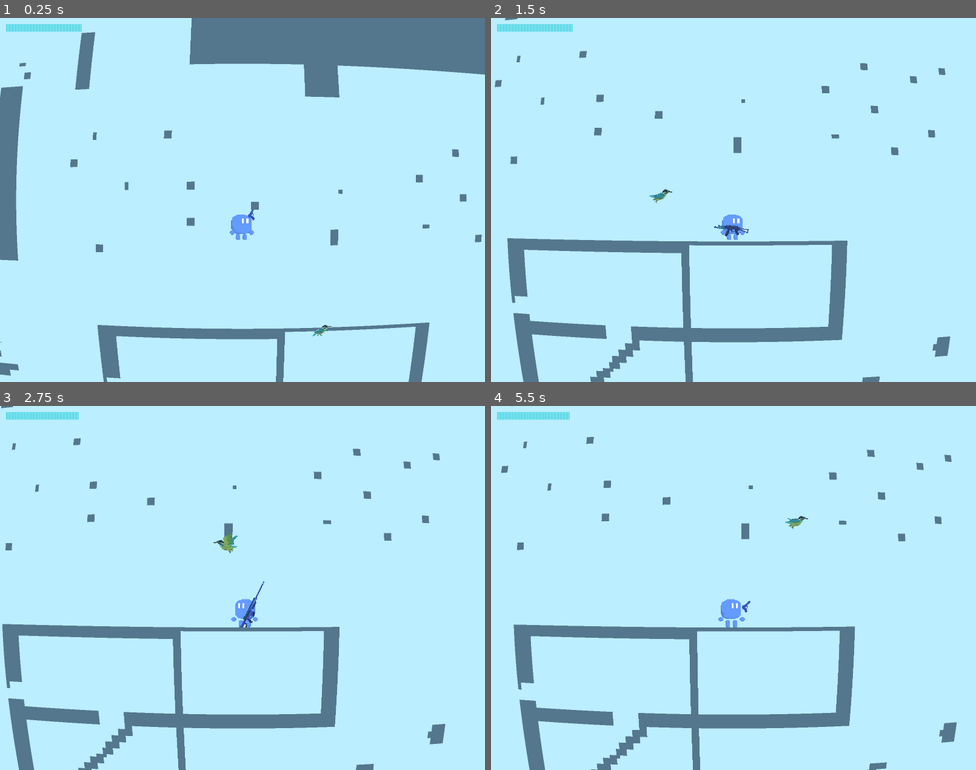
Above: before the commit, frames 1-4 (two rows, left to right).
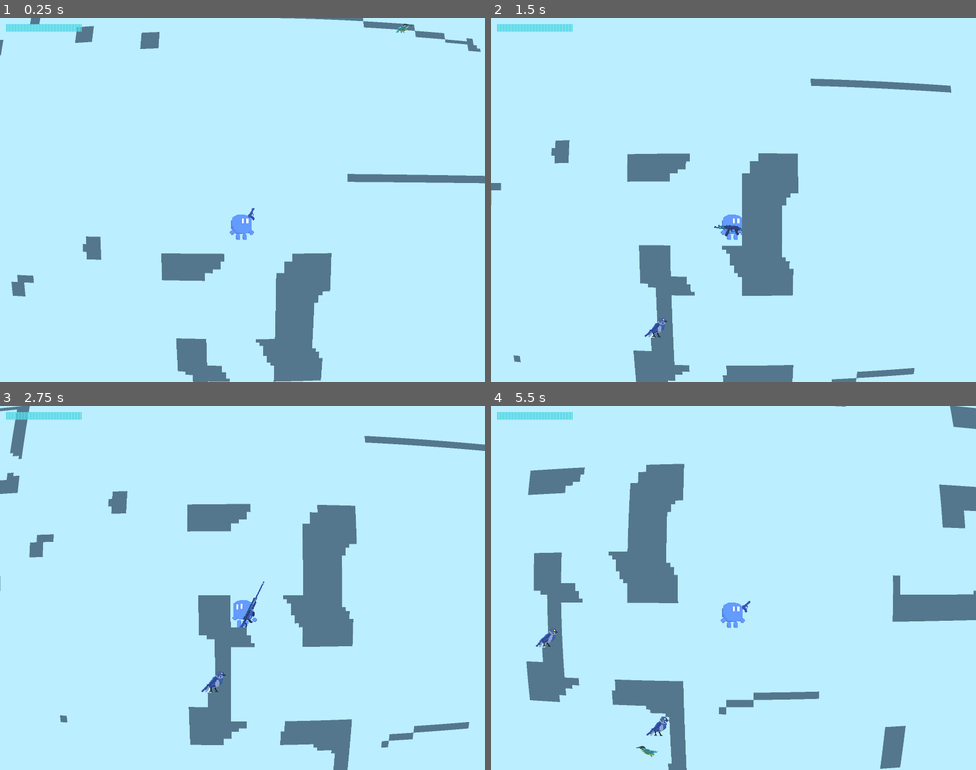
Above: after the commit, the same moments.

Repository: aleksey-45/the-cyancular-ruins
Game: Godot game, scene res://Scenes/Level0.tscn
The game is run twice, just before and just after one commit, with the same random seed, the same clock (stepped at 60 frames per second) and the same inputs.
Inputs (mouse positions are in pixels of both pictures, inside the frame that each line leads up to):
- Up to frame 1 (0.25 s): no input
- Up to frame 2 (1.5 s): move the mouse to (840, 181) at 0.52 s; hold D (right) from 0.53 s (still down); tap 1 (1) at 0.6 s; tap W (up) at 0.77, 1.07 s; tap 2 (2) at 0.8, 1.35 s; move the mouse to (636, 218) at 1.27 s
- Up to frame 3 (2.75 s): tap W (up) at 1.52, 1.82 s; tap 3 (3) at 1.55, 2.1 s; move the mouse to (291, 507) at 2.02 s; release D (right) at 2.03 s; hold A (left) from 2.03 s (still down); hold R (R) from 2.03 s (still down)
- Up to frame 4 (5.5 s): move the mouse to (709, 660) at 2.77 s; release A (left) at 2.78 s; release R (R) at 2.78 s; hold D (right) 2.78-4.28 s; tap R (R) at 2.85 s; tap W (up) at 3.02, 3.32, 3.77, 4.07, 4.52, 4.55, 4.82, 5.1 s; tap X (charge) at 3.05, 3.6 s; move the mouse to (879, 642) at 3.52 s; tap 4 (4, bound only after the commit) at 3.8, 4.35 s; move the mouse to (588, 533) at 4.27 s; hold A (left) 4.28-5.03 s; move the mouse to (757, 588) at 5.02 s; hold D (right) from 5.03 s (still down); tap 1 (1) at 5.3 s

The runs differ from the first frame. In frame 1, 19% of the frame differs, in the area x 0-100%, y 0-100%; in frame 2, 15%; in frame 3, 16%; in frame 4, 19%.

Commit message:
feat(weapon): 新增 S686 霰弹枪与多弹丸散射机制
- 多弹丸机制：WeaponBase 扩展支持多弹丸（pellet_count）与角度散布（spread_deg）
- 武器配置：新增 S686 双管霰弹枪，具备 8 发单丸散布、高后坐力与近距离高爆发特性
- 槽位集成：绑定至第 4 武器槽位，并优化击杀击退滑行阻力表现

Diff:
--- a/Globals/enemyParams.gd
+++ b/Globals/enemyParams.gd
@@ -54,5 +54,6 @@
 	const repath_interval: float = 0.5    # 重寻路间隔(秒)
 	const arrival_radius: float = 50.0    # 到路径格/回家判定
 	const landing_time: float = 0.4       # 到家落地后多久直接入睡(不再等地板接触)
-	const path_max_visit: int = 3000      # 寻路(A*)展开格数上限(预算超限时走直线兜底)
+	const path_max_visit: int = 4000      # 寻路(A*)展开格数上限(预算超限时走直线兜底)
 	const escape_search_range: int = 40   # 死区逃逸时向左右搜索的格数上限
+	const death_flash_time: float = 0.5   # 死亡白闪时长(秒),闪完销毁
--- a/Globals/gameParameters.gd
+++ b/Globals/gameParameters.gd
@@ -1,42 +1,15 @@
 extends Node
 
-# ── 物理基础 ──
+# 共享参数:玩家/敌人/子弹共用的物理与全局网格、敌人生成。
+# 玩家专属参数已拆到 PlayerParams(移动/跳跃/冲刺/镜头/战斗)。
+
+# ── 物理基础(共享)──
 const gravity0: float = 1600.0
-const jump_velocity: float = -1000.0
-const charge_down_velocity: float = 2000.0
-const charge_velocity: float = 1500.0
-const charge_duration: float = 0.6
 const TILE_SIZE: int = 16
-
-# ── 行走手感（方案 A）──
-const move_speed: float = 700.0
-const accel_ground: float = 30.0    # 地面加速缓动系数（越大起步越跟手）
-const accel_air: float = 9.0        # 空中加速
-const brake_ground: float = 16.0    # 地面松键减速（带一点滑行）
-const brake_air: float = 6.0        # 空中松键减速
-
-# ── 跳跃手感（方案 A）──
-const coyote_time: float = 0.1      # 离开地面后仍可起跳的时间（秒）
-const jump_buffer_time: float = 0.12  # 落地前提前按跳的缓冲时间（秒）
-const jump_cut_factor: float = 0.5  # 上升中松键时向上速度的衰减比例
-
-# ── 镜头手感（方案 A）──
-const cam_lookahead_x: float = 100.0   # 满速时的水平前瞻像素
-const cam_lookahead_y: float = 80.0   # 满速上升/下落时的垂直前瞻像素
-const cam_y_bias: float = -100.0      # 基础向上偏移（保留原 100px）
-const cam_smooth_x: float = 10.0      # X 平滑指数系数
-const cam_smooth_y: float = 8.0       # Y 平滑指数系数
-const cam_deadzone: float = 8.0       # 死区像素（小于此值镜头不动）
 
 # ── 敌人生成 ──
 const enemy_count: int = 35
 const enemy_spawn_min_dist: float = 500.0
-
-# ── 玩家战斗 ──
-const player_max_hp: int = 50
-const iframes_time: float = 0.25
-const player_hit_knockback: float = 400.0
-const player_hit_knockback_up: float = 200.0
 
 var MAP_WIDTH: int
 var MAP_HEIGHT: int
--- /dev/null
+++ b/Globals/playerParams.gd
@@ -0,0 +1,39 @@
+class_name PlayerParams
+extends RefCounted
+
+# 玩家专属参数集中地(从 gameParameters 拆出)。gameParameters 只留共享参数
+# (gravity0/TILE_SIZE/地图尺寸/敌人生成)。访问方式: PlayerParams.move_speed。
+# 与 EnemyParams 同风格: RefCounted + const,不做 autoload。
+
+# ── 行走手感(方案 A)──
+const move_speed: float = 700.0
+const accel_ground: float = 30.0    # 地面加速缓动系数(越大起步越跟手)
+const accel_air: float = 9.0        # 空中加速
+const brake_ground: float = 16.0    # 地面松键减速(带一点滑行)
+const brake_air: float = 6.0        # 空中松键减速
+
+# ── 跳跃手感(方案 A)──
+const jump_velocity: float = -1000.0
+const coyote_time: float = 0.1      # 离开地面后仍可起跳的时间(秒)
+const jump_buffer_time: float = 0.12  # 落地前提前按跳的缓冲时间(秒)
+const jump_cut_factor: float = 0.5  # 上升中松键时向上速度的衰减比例
+
+# ── 冲刺 ──
+const charge_down_velocity: float = 2000.0
+const charge_velocity: float = 1500.0
+const charge_duration: float = 0.6
+const charge_dir_window: float = 0.3  # 冲刺方向沿用最近移动方向的窗口(秒)
+
+# ── 镜头手感(方案 A)──
+const cam_lookahead_x: float = 100.0   # 满速时的水平前瞻像素
+const cam_lookahead_y: float = 80.0    # 满速上升/下落时的垂直前瞻像素
+const cam_y_bias: float = -100.0       # 基础向上偏移(保留原 100px)
+const cam_smooth_x: float = 10.0       # X 平滑指数系数
+const cam_smooth_y: float = 8.0        # Y 平滑指数系数
+const cam_deadzone: float = 8.0        # 死区像素(小于此值镜头不动)
+
+# ── 玩家战斗 ──
+const player_max_hp: int = 50
+const iframes_time: float = 0.25
+const player_hit_knockback: float = 400.0
+const player_hit_knockback_up: float = 200.0
--- a/Scenes/Enemies/enemy_fly_bird.gd
+++ b/Scenes/Enemies/enemy_fly_bird.gd
@@ -20,6 +20,7 @@
 var _strafe_timer: float = 0.0             # 短距移动剩余时长
 var _landing: bool = false           # RETURN 落地阶段
 var _spawn_captured: bool = false   # 出生点是否已抓取(等 spawner 设好位置再取,否则是 (0,0))
+var _death_timer: float = -1.0      # 死亡白闪剩余;<0 表示未死亡
 
 
 func _ready() -> void:
@@ -40,7 +41,8 @@
 		_spawn_pos = global_position
 		_home_cell = _cell_of(global_position)
 		_spawn_captured = true
-	if is_dead:  # 死亡直接销毁(本帧末 queue_free),不再处理物理
+	if is_dead:  # 死亡:保留击退速度飞出 + 白闪,闪完销毁
+		_death_update(delta)
 		return
 	super._physics_process(delta)
 	# 冲撞撞到东西(super 已执行 move_and_slide)
@@ -182,7 +184,22 @@
 	if is_dead:
 		return
 	is_dead = true
-	queue_free()
+	_death_timer = EnemyParams.FlyBird.death_flash_time
+	# 死亡不清击退速度:保留速度 + 开重力,带白闪飞出后消失(不像 JumpBird 清速度定格)。
+	use_gravity = true
+
+
+# 死亡物理:保留击退/冲撞速度 + 重力坠落,白闪后销毁。
+func _death_update(delta: float) -> void:
+	_death_timer -= delta
+	if _death_timer <= 0.0:
+		queue_free()
+		return
+	velocity.y += GameParameters.gravity0 * delta
+	move_and_slide()
+	_wrap()
+	# 白闪闪烁(受击白闪 3x 与半透明交替)
+	modulate = Color(3.0, 3.0, 3.0, 1.0) if int(_death_timer * 20.0) % 2 == 0 else Color(1.0, 1.0, 1.0, 0.35)
 
 
 # ── 射击 ──
--- a/Scenes/Enemies/enemy_jump_bird.gd
+++ b/Scenes/Enemies/enemy_jump_bird.gd
@@ -121,12 +121,13 @@
 		collision_layer = 0  # 死亡后不再阻挡/被子弹命中
 		collision_mask = 0
 		use_gravity = false
-		velocity = Vector2.ZERO
+		# 死亡不清击退速度:保留速度滑出(尸体带击退飞出后消失)
 
 func _physics_process(delta: float) -> void:
 	if is_dead:
 		if _death_timer > 0.0:
 			_death_timer -= delta
+			move_and_slide()  # 死亡带击退速度滑出(collision_mask=0,穿过地形消失)
 			if _death_timer <= 0.0:
 				queue_free()
 		return
--- a/Scenes/Level0.tscn
+++ b/Scenes/Level0.tscn
@@ -1,8 +1,8 @@
 [gd_scene load_steps=6 format=3 uid="uid://c1xl4jcmy2e6c"]
 
 [ext_resource type="Script" uid="uid://mb632dd7wqh1" path="res://Scenes/level_0.gd" id="1_v3lif"]
-[ext_resource type="Script" uid="uid://88nrlca5x65l" path="res://Scenes/camera_2d.gd" id="2_gw158"]
-[ext_resource type="PackedScene" uid="uid://bbmqsehc1n6nm" path="res://Scenes/Player.tscn" id="2_uec86"]
+[ext_resource type="Script" uid="uid://88nrlca5x65l" path="res://Scenes/Player/camera_2d.gd" id="2_gw158"]
+[ext_resource type="PackedScene" uid="uid://bbmqsehc1n6nm" path="res://Scenes/Player/Player.tscn" id="2_uec86"]
 [ext_resource type="Script" uid="uid://bx5llj3ws3nwm" path="res://Scenes/Enemies/enemy_spawner.gd" id="4_spn"]
 [ext_resource type="Script" uid="uid://djyxh2iwahqyn" path="res://Scenes/hud.gd" id="5_hud"]
 
--- a/Scenes/Player.tscn
+++ b/Scenes/Player/Player.tscn
@@ -1,6 +1,6 @@
 [gd_scene format=3 uid="uid://bbmqsehc1n6nm"]
 
-[ext_resource type="Script" uid="uid://c3lcpld4toenv" path="res://Scenes/player.gd" id="1_kyqiw"]
+[ext_resource type="Script" uid="uid://c3lcpld4toenv" path="res://Scenes/Player/player.gd" id="1_kyqiw"]
 [ext_resource type="Texture2D" uid="uid://tkrxu88e0hfa" path="res://AssetBundle/Sprites/Player.png" id="1_rpqav"]
 
 [sub_resource type="AtlasTexture" id="AtlasTexture_miouo"]
--- a/Scenes/camera_2d.gd
+++ b/Scenes/Player/camera_2d.gd
@@ -24,7 +24,7 @@
 	# 直接跟随玩家。玩家跨接缝时位置取模,相机跟随即可;
 	# 视野跳变由环形世界的渲染层处理(见 level_0 的 3x3 铺贴)。
 	_base_pos.x = target.global_position.x
-	_base_pos.y = target.global_position.y + GameParameters.cam_y_bias
+	_base_pos.y = target.global_position.y + PlayerParams.cam_y_bias
 	global_position = _base_pos
 	if _shake_time > 0.0:
 		_shake_time = maxf(_shake_time - delta, 0.0)
--- a/Scenes/player.gd
+++ b/Scenes/Player/player.gd
@@ -4,22 +4,22 @@
 
 # --- 物理参数（推荐从全局读取） ---
 var gravity: float = GameParameters.gravity0
-var jump_velocity: float = GameParameters.jump_velocity
-var charge_down_velocity: float = GameParameters.charge_down_velocity
-var charge_velocity: float = GameParameters.charge_velocity   # 冲刺速度
-var charge_duration: float = GameParameters.charge_duration   # 冲刺持续时间（秒）
-var move_speed: float = GameParameters.move_speed
+var jump_velocity: float = PlayerParams.jump_velocity
+var charge_down_velocity: float = PlayerParams.charge_down_velocity
+var charge_velocity: float = PlayerParams.charge_velocity   # 冲刺速度
+var charge_duration: float = PlayerParams.charge_duration   # 冲刺持续时间（秒）
+var move_speed: float = PlayerParams.move_speed
 
 # 水平加速/刹车/转身的指数缓动系数（越大越跟手）
-var accel_ground: float = GameParameters.accel_ground
-var accel_air: float = GameParameters.accel_air
-var brake_ground: float = GameParameters.brake_ground
-var brake_air: float = GameParameters.brake_air
+var accel_ground: float = PlayerParams.accel_ground
+var accel_air: float = PlayerParams.accel_air
+var brake_ground: float = PlayerParams.brake_ground
+var brake_air: float = PlayerParams.brake_air
 
 # 跳跃手感：土狼时间 / 跳跃缓冲 / 可变高度
-var coyote_time: float = GameParameters.coyote_time
-var jump_buffer_time: float = GameParameters.jump_buffer_time
-var jump_cut_factor: float = GameParameters.jump_cut_factor
+var coyote_time: float = PlayerParams.coyote_time
+var jump_buffer_time: float = PlayerParams.jump_buffer_time
+var jump_cut_factor: float = PlayerParams.jump_cut_factor
 var coyote_timer: float = 0.0
 var jump_buffer_timer: float = 0.0
 var jump_cut_applied: bool = false   # 本次跳跃是否已截断（可变高度）
@@ -31,10 +31,12 @@
 
 # 冲刺计时
 var charge_timer: float = 0.0
+var _last_move_dir: int = 1            # 最近水平移动方向(1右/-1左)
+var _last_move_timer: float = 0.0      # 距上次水平移动的剩余窗口(>0 表示最近在走)
 
 # ── 战斗 ──
-var max_hp: int = GameParameters.player_max_hp
-var hp: int = GameParameters.player_max_hp
+var max_hp: int = PlayerParams.player_max_hp
+var hp: int = PlayerParams.player_max_hp
 var iframes: float = 0.0
 var downed: bool = false
 
@@ -45,6 +47,7 @@
 	"1": "res://Scenes/Weapons/pistol_test.tscn",
 	"2": "res://Scenes/Weapons/rifle_test.tscn",
 	"3": "res://Scenes/Weapons/m82a1.tscn",
+	"4": "res://Scenes/Weapons/s686.tscn",
 }
 
 var _weapon: WeaponBase = null
@@ -152,10 +155,9 @@
 		if Input.is_action_just_pressed("charge"):
 			is_charge = true
 			charge_timer = charge_duration
-			if animator.flip_h:
-				facing_direction = -1
-			else:
-				facing_direction = 1
+			# 冲刺方向沿用最近移动方向;没在走路(如刚用枪瞄)则保留当前朝向。
+			if _last_move_timer > 0.0:
+				facing_direction = _last_move_dir
 
 	# ---------- 水平速度计算 ----------
 	if is_charge:
@@ -184,6 +186,10 @@
 	# 移动输入非零时朝向跟随移动;零输入时保留(枪瞄准设置的)当前朝向
 	if not is_charge and horizontal_input != 0:
 		facing_direction = 1 if horizontal_input > 0 else -1
+		_last_move_dir = facing_direction
+		_last_move_timer = PlayerParams.charge_dir_window
+	else:
+		_last_move_timer = maxf(_last_move_timer - delta, 0.0)
 
 	# ---------- 动画翻转 ----------
 	if facing_direction < 0:
@@ -235,12 +241,12 @@
 	is_charge = false
 	charge_timer = 0.0
 	hp -= damage
-	iframes = GameParameters.iframes_time
+	iframes = PlayerParams.iframes_time
 	var away := (global_position - source_pos).normalized()
 	if away == Vector2.ZERO:
 		away = Vector2(-float(facing_direction), 0.0)
-	velocity.x = away.x * GameParameters.player_hit_knockback
-	velocity.y = away.y * GameParameters.player_hit_knockback - GameParameters.player_hit_knockback_up
+	velocity.x = away.x * PlayerParams.player_hit_knockback
+	velocity.y = away.y * PlayerParams.player_hit_knockback - PlayerParams.player_hit_knockback_up
 	hp_changed.emit(hp, max_hp)
 	if hp <= 0:
 		_downed()
@@ -249,6 +255,9 @@
 	return facing_direction
 
 func set_facing(v: int) -> void:
+	# 冲刺期间朝向即冲刺方向,锁定不被枪瞄改写(_auto_aim 每帧 set_facing)。
+	if is_charge:
+		return
 	facing_direction = 1 if v >= 0 else -1
 
 func is_downed() -> bool:
@@ -297,7 +306,7 @@
 		if event.is_action_pressed("R"):
 			get_tree().reload_current_scene()
 		return
-	for slot in ["1", "2", "3"]:
+	for slot in ["1", "2", "3", "4"]:
 		if event.is_action_pressed(slot):
 			_equip_weapon(WEAPONS[slot])
 			return
--- a/Scenes/Weapons/m82a1.tscn
+++ b/Scenes/Weapons/m82a1.tscn
@@ -1,9 +1,9 @@
-[gd_scene load_steps=3 format=3 uid="uid://c5al3bxdhqncx"]
+[gd_scene format=3 uid="uid://c5al3bxdhqncx"]
 
 [ext_resource type="Script" uid="uid://knjsw64jktvh" path="res://Scenes/Weapons/weapon_base.gd" id="1_wb"]
 [ext_resource type="Texture2D" uid="uid://cfbhunkx3526n" path="res://AssetBundle/Sprites/Weapons.png" id="2_wpn"]
 
-[node name="M82A1" type="Node2D"]
+[node name="M82A1" type="Node2D" unique_id=285650997]
 position = Vector2(6, 3)
 script = ExtResource("1_wb")
 tier = 2
@@ -11,7 +11,7 @@
 fire_cooldown = 1.2
 heavy_aim = true
 bullet_speed = 3000.0
-bullet_range = 3000.0
+bullet_range = 2000.0
 bullet_size = 1.25
 damage = 30
 impact = 1800.0
@@ -24,11 +24,11 @@
 penalty_mode = 2
 pitch_clamp_deg = 80.0
 
-[node name="Sprite2D" type="Sprite2D" parent="."]
+[node name="Sprite2D" type="Sprite2D" parent="." unique_id=1487935171]
 position = Vector2(18, 6)
 texture = ExtResource("2_wpn")
 region_enabled = true
 region_rect = Rect2(22, 0.351734, 84, 17.6483)
 
-[node name="Muzzle" type="Marker2D" parent="."]
+[node name="Muzzle" type="Marker2D" parent="." unique_id=1299677973]
 position = Vector2(48, 2)
--- a/Scenes/Weapons/pistol_test.tscn
+++ b/Scenes/Weapons/pistol_test.tscn
@@ -8,7 +8,7 @@
 weapon_name = "Pistol"
 fire_cooldown = 0.3
 bullet_speed = 1400.0
-bullet_range = 1000.0
+bullet_range = 900.0
 damage = 10
 impact = 800.0
 recoil_push = 200.0
--- a/Scenes/Weapons/rifle_test.tscn
+++ b/Scenes/Weapons/rifle_test.tscn
@@ -11,7 +11,7 @@
 full_auto = true
 fire_cooldown = 0.1
 bullet_speed = 1600.0
-bullet_range = 1400.0
+bullet_range = 1100.0
 damage = 4
 impact = 500.0
 recoil_push = 80.0
--- /dev/null
+++ b/Scenes/Weapons/s686.tscn
@@ -0,0 +1,31 @@
+[gd_scene format=3 uid="uid://c45hq6uqtt6wu"]
+
+[ext_resource type="Script" uid="uid://knjsw64jktvh" path="res://Scenes/Weapons/weapon_base.gd" id="1_wb"]
+[ext_resource type="Texture2D" uid="uid://cfbhunkx3526n" path="res://AssetBundle/Sprites/Weapons.png" id="2_wpn"]
+
+[node name="S686" type="Node2D" unique_id=1871974505]
+script = ExtResource("1_wb")
+weapon_name = "S686"
+fire_cooldown = 0.75
+bullet_speed = 1100.0
+bullet_range = 650.0
+bullet_size = 0.8
+pellet_count = 8
+spread_deg = 7.0
+damage = 4
+impact = 200.0
+recoil_push = 750.0
+recoil_kick = 11.0
+cam_shake = 5.0
+move_penalty = 0.9
+penalty_mode = 1
+pitch_clamp_deg = 55.0
+
+[node name="Sprite2D" type="Sprite2D" parent="." unique_id=1073007659]
+position = Vector2(24, 9)
+texture = ExtResource("2_wpn")
+region_enabled = true
+region_rect = Rect2(3, 19, 59, 14)
+
+[node name="Muzzle" type="Marker2D" parent="." unique_id=1901121497]
+position = Vector2(46, 4)
--- a/Scenes/Weapons/weapon_base.gd
+++ b/Scenes/Weapons/weapon_base.gd
@@ -31,6 +31,12 @@
 # 子弹贴图染色(白色=原样显示 Bullets.png 贴图;想改子弹颜色就设这里)
 @export var bullet_color: Color = Color.WHITE
 
+# ── 霰弹/多弹丸 ──
+# 每次开火弹丸数(1=单发,与旧版一致;>1 为霰弹)
+@export var pellet_count: int = 1
+# 弹丸散布半角(度):每颗弹丸在瞄准方向 ±spread_deg 内随机角度
+@export var spread_deg: float = 0.0
+
 # ── 伤害 ──
 # 命中敌人扣除的 HP
 @export var damage: int = 1
@@ -133,11 +139,14 @@
 	if not _player_ok():
 		return
 	fire_cd_timer = fire_cooldown
-	var dir := _clamped_aim_dir()
-	var b: BulletBase = BULLET_SCENE.instantiate()
-	b.setup(dir, bullet_speed, bullet_range, bullet_size, bullet_color, self)
-	b.global_position = muzzle.global_position
-	get_viewport().add_child(b)
+	var base_dir := _clamped_aim_dir()
+	var spread := deg_to_rad(spread_deg)
+	for i in range(pellet_count):
+		var b: BulletBase = BULLET_SCENE.instantiate()
+		var ang := base_dir.angle() + randf_range(-spread, spread)
+		b.setup(Vector2.from_angle(ang), bullet_speed, bullet_range, bullet_size, bullet_color, self)
+		b.global_position = muzzle.global_position
+		get_viewport().add_child(b)
 	if player != null and player.has_method("apply_recoil"):
 		player.apply_recoil(recoil_push)
 	_recoil_timer = RECOIL_TIME
--- a/Tests/enemy_logic_smoke.gd
+++ b/Tests/enemy_logic_smoke.gd
@@ -167,10 +167,34 @@
 	_check(e.hp == hp_before - w.damage, "子弹命中扣血")
 	_check(absf(e.velocity.x) > 0.0, "子弹命中击退")
 	e.free()
+	# 多弹丸(霰弹):fire() 按 pellet_count 生成多颗子弹
+	w.pellet_count = 3
+	w.spread_deg = 8.0
+	var bullet_script := load("res://Scenes/Weapons/bullet_base.gd")
+	var b_before := 0
+	for child in root.get_children():
+		if child.get_script() == bullet_script:
+			b_before += 1
+	w.fire()
+	var b_after := 0
+	for child in root.get_children():
+		if child.get_script() == bullet_script:
+			b_after += 1
+	_check(b_after - b_before == 3, "多弹丸开火生成 3 颗子弹")
+	w.queue_free()
 	stub.free()
 
+	# 霰弹枪场景加载 + 参数
+	var sg_scene: PackedScene = load("res://Scenes/Weapons/s686.tscn")
+	_check(sg_scene != null, "霰弹枪场景加载")
+	var sg = sg_scene.instantiate()  # 无类型:访问自定义属性需要动态分派(项目惯例)
+	_check(sg.pellet_count == 8 and is_equal_approx(sg.spread_deg, 8.0), "霰弹枪 8 丸 ±8°")
+	_check(sg.damage == 4 and is_equal_approx(sg.bullet_range, 400.0), "霰弹枪单丸4伤/短射程")
+	_check(sg.tier == 0, "霰弹枪轻武器")
+	sg.queue_free()
+
 	# ── Task: 玩家装备/切枪 ──
-	var player_scene: PackedScene = load("res://Scenes/Player.tscn")
+	var player_scene: PackedScene = load("res://Scenes/Player/Player.tscn")
 	_check(player_scene != null, "Player 场景加载")
 	var p = player_scene.instantiate()
 	root.add_child(p)
--- a/project.godot
+++ b/project.godot
@@ -92,6 +92,11 @@
 "events": [Object(InputEventKey,"resource_local_to_scene":false,"resource_name":"","device":-1,"window_id":0,"alt_press …(191 unchanged characters)…
 ]
 }
+4={
+"deadzone": 0.2,
+"events": [Object(InputEventKey,"resource_local_to_scene":false,"resource_name":"","device":-1,"window_id":0,"alt_pressed":false,"shift_pressed":false,"ctrl_pressed":false,"meta_pressed":false,"pressed":false,"keycode":0,"physical_keycode":52,"key_label":0,"unicode":52,"location":0,"echo":false,"script":null)
+]
+}
 
 [rendering]
 
Binary file changed: AssetBundle/Sprites/Weapons.png
Not shown, changed: AssetBundle/Sprites/Weapons.png.import
Not shown, added: Globals/playerParams.gd.uid
Renamed: Scenes/camera_2d.gd.uid -> Scenes/Player/camera_2d.gd.uid
Renamed: Scenes/player.gd.uid -> Scenes/Player/player.gd.uid
Not shown, changed: map/demo.txt
Not shown, added: docs/superpowers/plans/2026-08-19-s686-shotgun.md
Not shown, added: docs/superpowers/specs/2026-08-19-s686-shotgun-design.md
